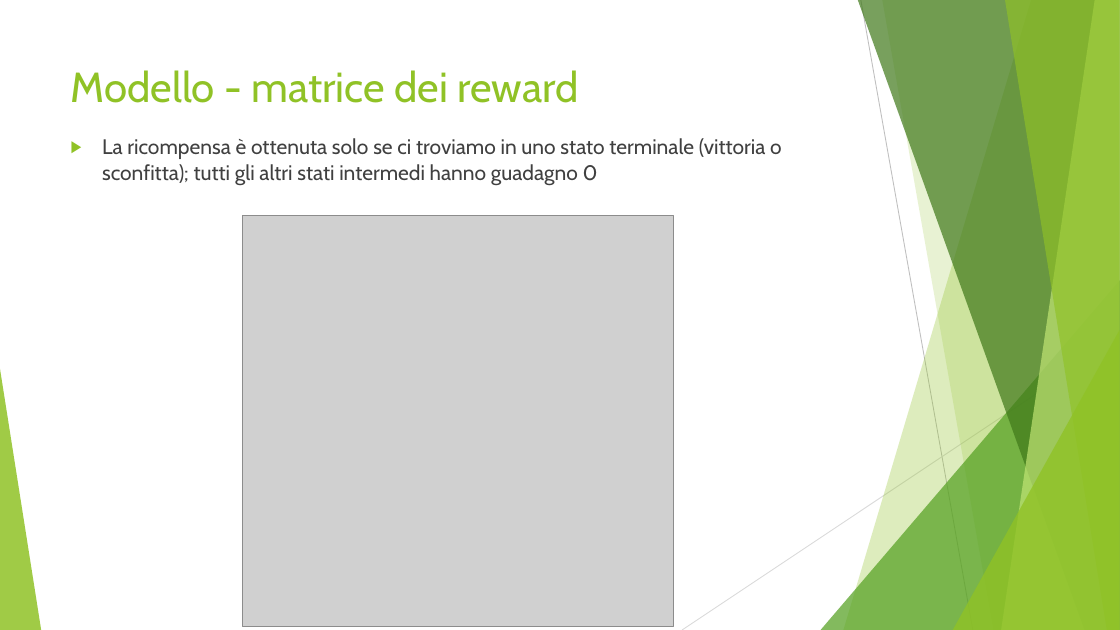
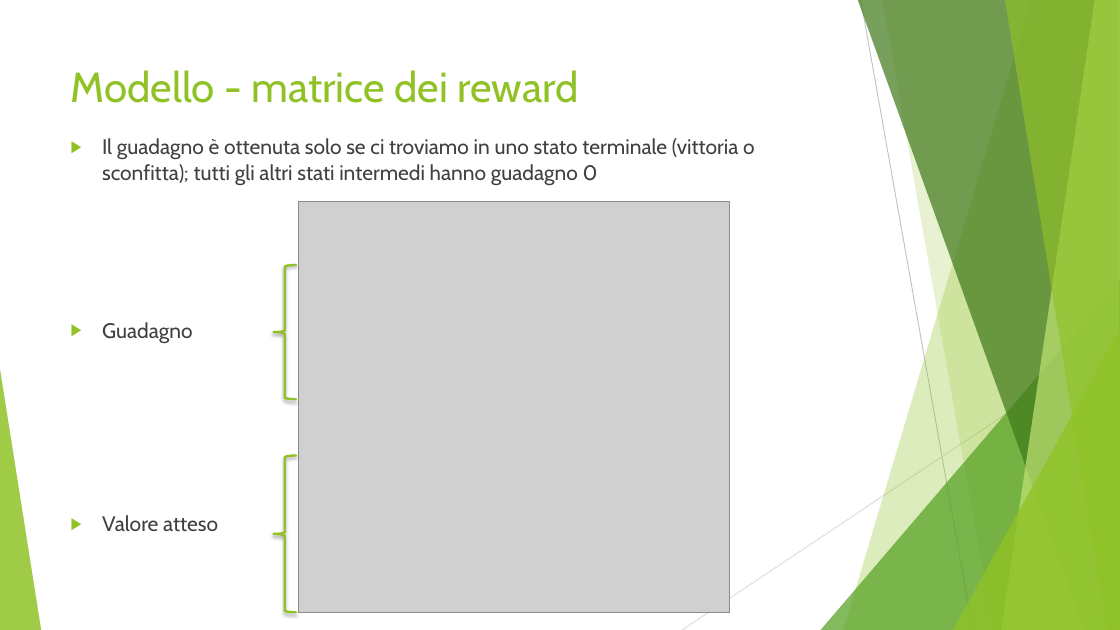
Before and after one commit to costanzagiacona/MRL, a slide deck: slide 6 of Gambler.pptx. Drawn at 1120x630 pixels with LibreOffice and Linux fonts; fonts in the diff are those of the drawing; grey boxes stand for pictures. Boxes give left, top, right and bottom in pixels: in the first picture for what was removed or moved away, otherwise in the second. Text is boxed around its words. In the diff, an @@ line names an element or a change of style, - is before the commit and + after.

```diff
--- a/Gambler.pptx
+++ b/Gambler.pptx
@@ text at (102, 138, 755, 186): text changed @@
-▶ La ricompensa è ottenuta solo se ci troviamo in uno stato terminale (vittoria o sconfitta); tutti gli altri stati intermedi hanno guadagno 0
+▶ Il guadagno è ottenuta solo se ci troviamo in uno stato terminale (vittoria o sconfitta); tutti gli altri stati intermedi hanno guadagno 0
@@ picture: place and size @@
-picture at (243, 216, 674, 627)
+picture at (299, 201, 730, 612)
@@ left brace added at (274, 266, 297, 400), outline #90C226 2 pt @@
@@ text added at (102, 322, 193, 343), 18 pt, text #404040 @@
+▶ Guadagno
@@ left brace added at (274, 455, 297, 613), outline #90C226 2 pt @@
@@ text added at (102, 515, 218, 531), 18 pt, text #404040 @@
+▶ Valore atteso
```
Also in this commit, not shown: 4 other slides changed, 1 other file.
